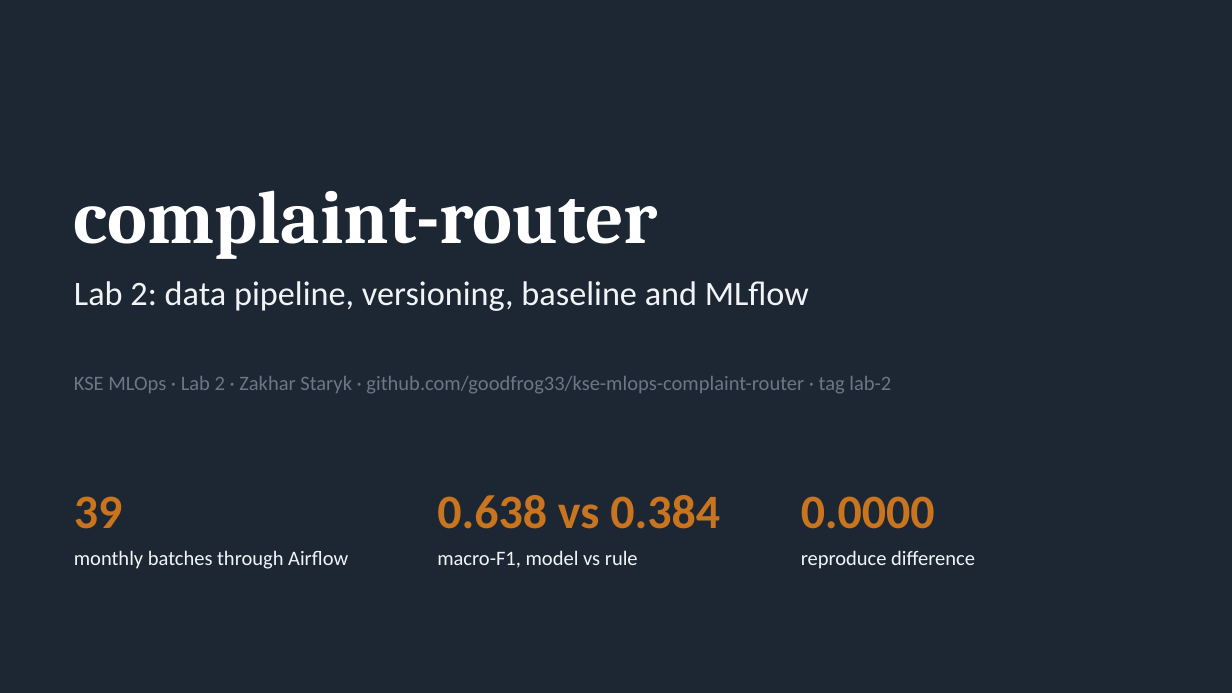
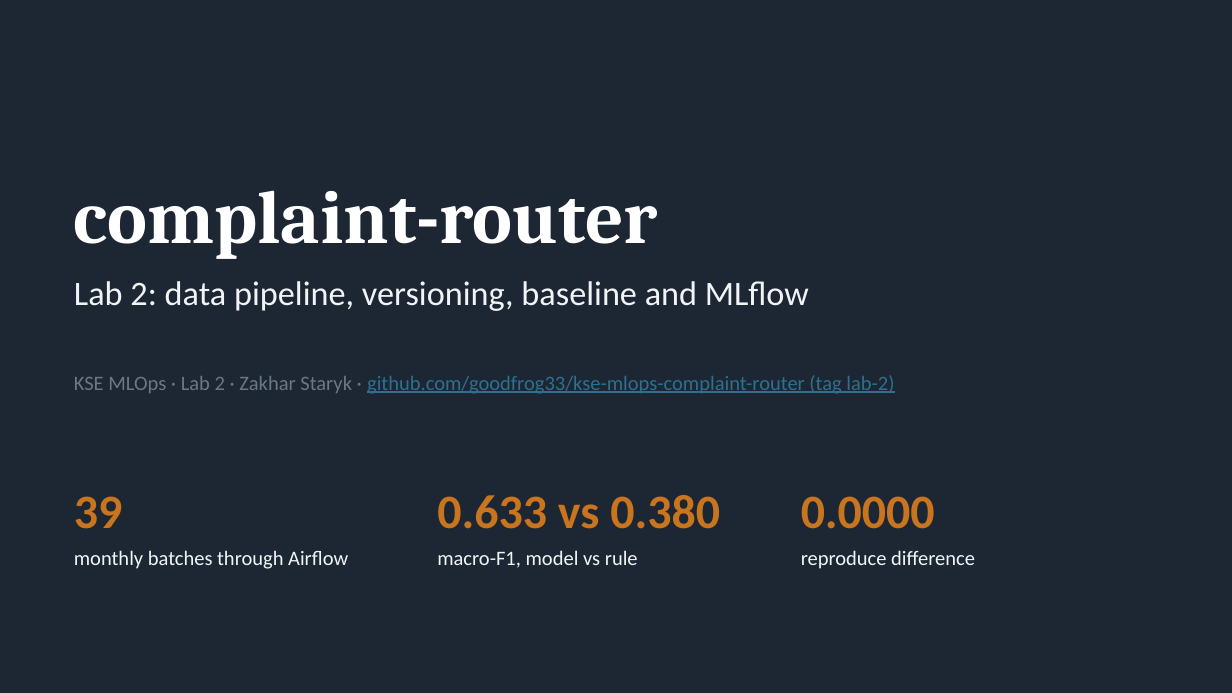
Before and after one commit to goodfrog33/kse-mlops-complaint-router, a slide deck: slide 1 of docs/presentation/complaint-router-lab2.pptx. Drawn at 1232x693 pixels with LibreOffice and Linux fonts; fonts in the diff are those of the drawing. Boxes give left, top, right and bottom in pixels: in the first picture for what was removed or moved away, otherwise in the second. Text is boxed around its words. In the diff, an @@ line names an element or a change of style, - is before the commit and + after.

```diff
--- a/docs/presentation/complaint-router-lab2.pptx
+++ b/docs/presentation/complaint-router-lab2.pptx
@@ text at <box>74,375,894,394</box>: text changed; text colour #6B7785 to #2F6F8F @@
-KSE MLOps · Lab 2 · Zakhar Staryk · github.com/goodfrog33/kse-mlops-complaint-router · tag lab-2
+KSE MLOps · Lab 2 · Zakhar Staryk · github.com/goodfrog33/kse-mlops-complaint-router (tag lab-2)
@@ text at <box>437,495,720,529</box>: text changed @@
-0.638 vs 0.384
+0.633 vs 0.380
```
Also in this commit, not shown: 9 other slides changed, 10 other files.
